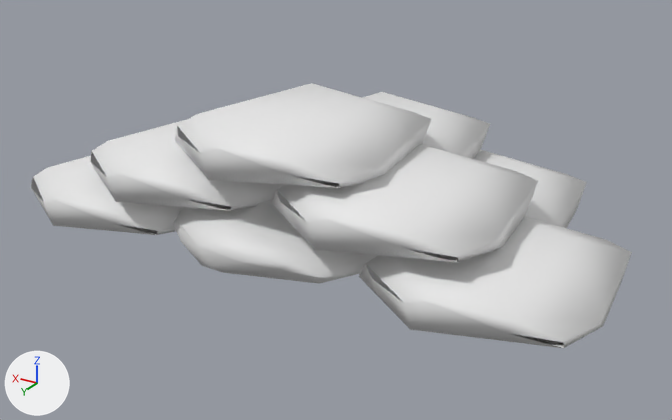
The glTF model public/models/BaseCamp/1953/tasCailloux.glb, before and after one commit.
Both versions are drawn from a camera (50 mm lens) standing at (-2.39, 4.06, 2.09) and looking at (0.05, 0.0, 0.06). Every picture has the same lights, and +X, +Y and +Z are marked at lower left. Vertices at the same position are counted once.

The scene before the commit, as lines of its bpy script (objects in view):
```python
me_wall_front_001 = bpy.data.meshes.new('WALL.FRONT.001')
me_wall_front_001.from_pydata(...)  # 245 vertices, 432 faces; spans x -1.59..1.69, y -1.0..0.94, z -0.06..0.77
ob_tascailloux_001 = bpy.data.objects.new('TasCailloux.001', me_wall_front_001)
ob_tascailloux_001.location = (0.0, 0.0, 0.0)
```
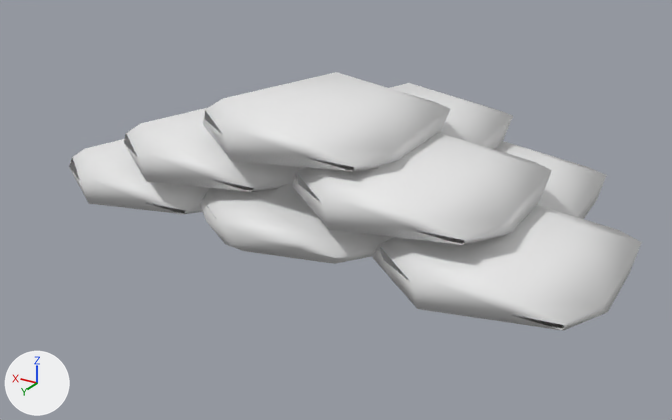
Where the change shows, as pixel boxes [x1, y1, x2, y2] in the pictures (672 x 420 px; the box of a moved part takes in the faces that stretch with it):
'TasCailloux.001', reshaped, turned
    before: [31, 83, 632, 348]
    after: [69, 72, 642, 331]
part 1 of me_wall_front_001, moved or reshaped
    before: [359, 216, 632, 348]
    after: [372, 205, 642, 331]
part 2 of me_wall_front_001, moved or reshaped
    before: [31, 156, 183, 235]
    after: [69, 139, 209, 214]
part 3 of me_wall_front_001, moved or reshaped
    before: [175, 83, 432, 188]
    after: [203, 72, 450, 171]
part 4 of me_wall_front_001, moved or reshaped
    before: [90, 119, 285, 211]
    after: [124, 108, 306, 192]
part 5 of me_wall_front_001, moved or reshaped
    before: [272, 145, 538, 262]
    after: [292, 133, 552, 245]
part 6 of me_wall_front_001, moved or reshaped
    before: [474, 150, 587, 228]
    after: [494, 141, 607, 219]
part 7 of me_wall_front_001, moved or reshaped
    before: [362, 92, 490, 159]
    after: [390, 83, 513, 149]
part 8 of me_wall_front_001, moved or reshaped
    before: [173, 199, 378, 284]
    after: [200, 183, 393, 264]

Edits to the bpy script that builds the scene:
```text
Change me_wall_front_001:
    where me_wall_front_001.from_pydata(...)  # 245 vertices, 432 faces; spans x -1.59..1.69, y -1.0..0.94, z -0.06..0.77
    used by ob_tascailloux_001; location = (0.0, 0.0, 0.0)
    me_wall_front_001 part 1: the loose piece of 22 vertices spanning x -1.59..-0.47, y -0.22..0.93, z -0.05..0.29 is moved by (0.0, -0.22, 0.01)
    me_wall_front_001 part 2: the loose piece of 22 vertices spanning x 0.56..1.69, y -0.21..0.94, z -0.05..0.29 is moved by (0.0, -0.23, 0.01)
    me_wall_front_001 part 3: the loose piece of 22 vertices spanning x -0.53..0.6, y -0.21..0.93, z 0.44..0.77 is moved by (0.0, -0.22, 0.01)
    me_wall_front_001 part 4: the loose piece of 22 vertices spanning x 0.08..1.2, y -0.21..0.93, z 0.19..0.53 is moved by (0.0, -0.22, 0.01)
    me_wall_front_001 part 5: the loose piece of 22 vertices spanning x -1.11..0.02, y -0.21..0.93, z 0.22..0.55 is moved by (0.0, -0.22, 0.01)
    me_wall_front_001 part 6: the loose piece of 22 vertices spanning x -1.13..-0.01, y -1.0..0.15, z -0.05..0.29 is moved by (0.0, -0.22, 0.01)
    me_wall_front_001 part 7: the loose piece of 22 vertices spanning x -0.56..0.56, y -0.93..0.21, z 0.22..0.55 is moved by (0.0, -0.22, 0.01)
    me_wall_front_001 part 8: the loose piece of 69 vertices spanning x -0.48..0.65, y -0.23..0.92, z -0.06..0.3 is moved by (0.0, -0.22, 0.01)
Change ob_tascailloux_001:
    ob_tascailloux_001.rotation_euler: (0.0, 0.0, 0.0) -> (0.0, 0.0, -0.063)  # degrees (0, 0, 0) -> degrees (0, 0, -3.6)
```
